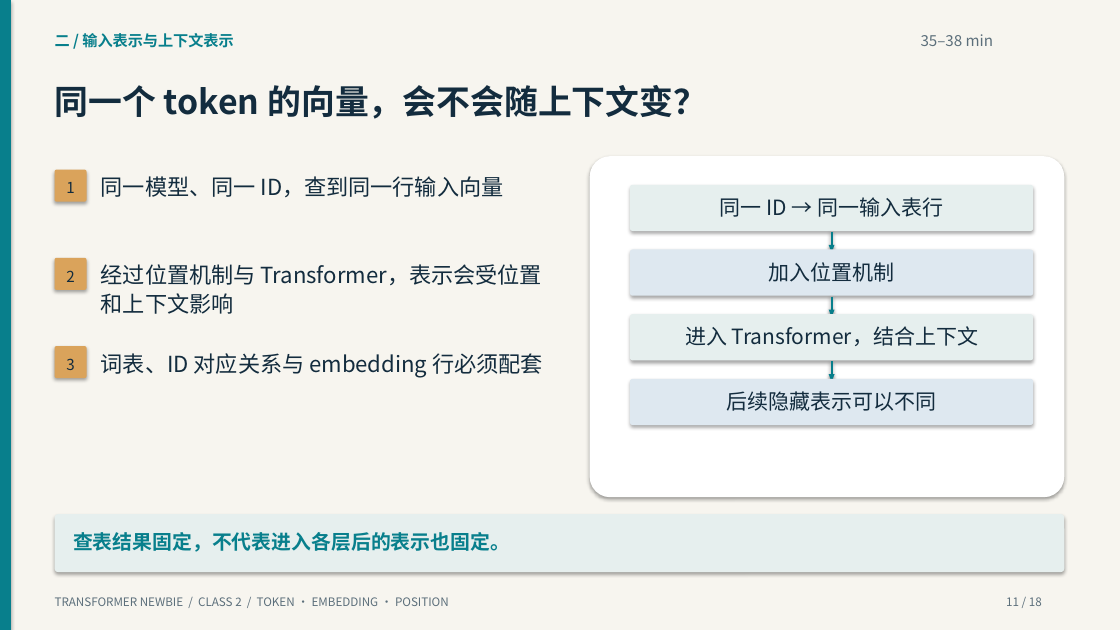
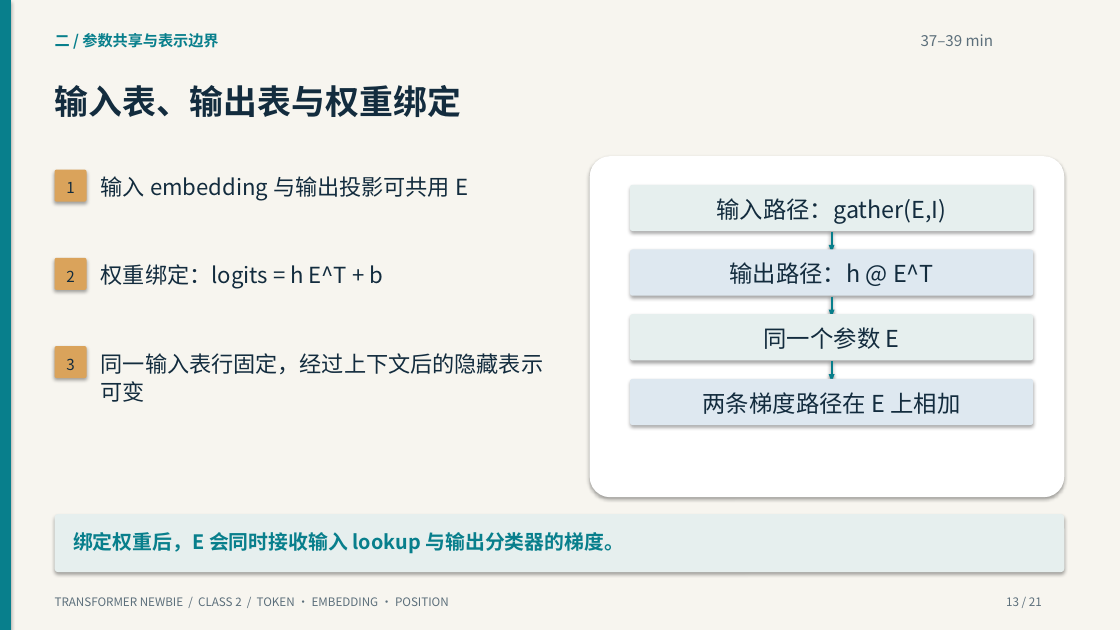
Before and after one commit to yangzy723/Transformer-Newbie, a slide deck: slide 13 of class2/class2_tokens_embeddings_positions.pptx (slide 11 before the commit). Drawn at 1120x630 pixels with LibreOffice and Linux fonts; fonts in the diff are those of the drawing. Boxes give left, top, right and bottom in pixels: in the first picture for what was removed or moved away, otherwise in the second. Text is boxed around its words. In the diff, an @@ line names an element or a change of style, - is before the commit and + after.

Commit message:
Deepen class 2 with real tokenizers, gradients and RoPE mechanisms

```diff
--- a/class2/class2_tokens_embeddings_positions.pptx
+++ b/class2/class2_tokens_embeddings_positions.pptx
@@ text at (55,33,218,48): text changed @@
-二 / 输入表示与上下文表示
+二 / 参数共享与表示边界
@@ text at (921,34,993,46): text changed @@
-35–38 min
+37–39 min
@@ text at (55,85,461,117): text changed @@
-同一个 token 的向量，会不会随上下文变？
+输入表、输出表与权重绑定
@@ text at (101,176,468,201): text changed @@
-同一模型、同一 ID，查到同一行输入向量
+输入 embedding 与输出投影可共用 E
@@ text at (716,198,946,224): text changed; size 18 to 20 pt @@
-同一 ID → 同一输入表行
+输入路径：gather(E,I)
@@ text at (101,264,383,289): text changed @@
-经过位置机制与 Transformer，表示会受位置
-和上下文影响
+权重绑定：logits = h E^T + b
@@ text at (729,262,934,284): text changed; size 18 to 20 pt @@
-加入位置机制
+输出路径：h @ E^T
@@ text at (764,327,900,349): text changed; size 18 to 20 pt @@
-进入 Transformer，结合上下文
+同一个参数 E
@@ text at (101,353,543,402): text changed @@
-词表、ID 对应关系与 embedding 行必须配套
+同一输入表行固定，经过上下文后的隐藏表示
+可变
@@ text at (703,392,960,414): text changed; size 18 to 20 pt @@
-后续隐藏表示可以不同
+两条梯度路径在 E 上相加
@@ text at (73,532,624,554): text changed @@
-查表结果固定，不代表进入各层后的表示也固定。
+绑定权重后，E 会同时接收输入 lookup 与输出分类器的梯度。
@@ text at (1006,597,1042,606): text changed @@
-11 / 18
+13 / 21
```
Also in this commit, not shown: 5 other slides changed, 15 slides added, 12 slides removed, 33 other files.
